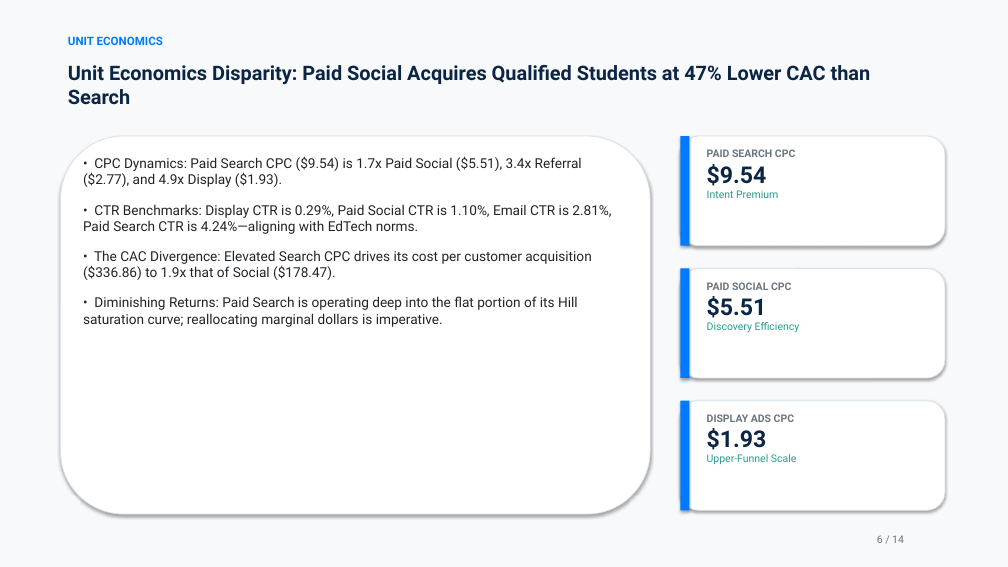
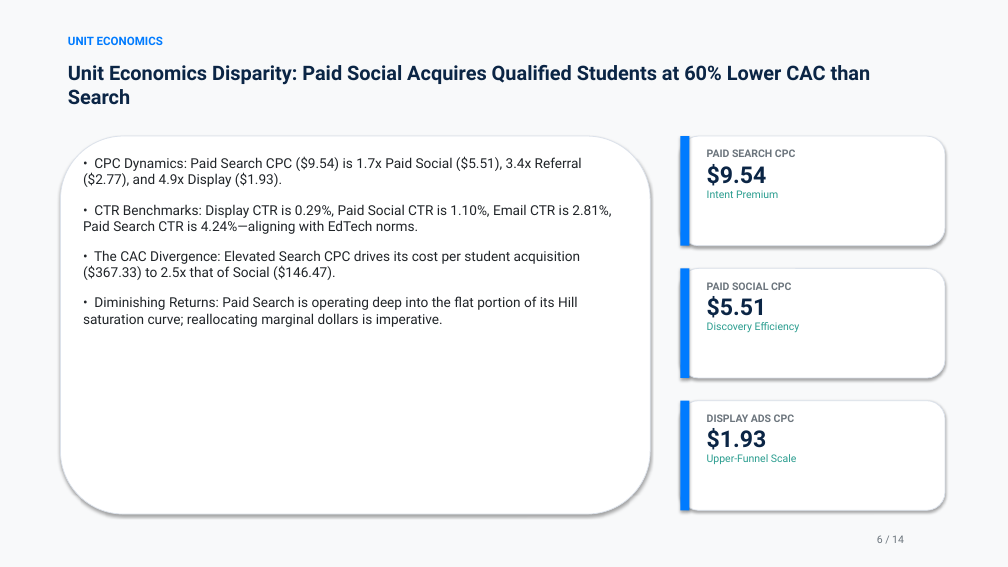
Before and after one commit to JNikhil11/grito-marketing-attribution-analytics, a slide deck: slide 6 of presentation/Grito_Attribution_Deck.pptx. Drawn at 1008x567 pixels with LibreOffice and Linux fonts; fonts in the diff are those of the drawing. Boxes give left, top, right and bottom in pixels: in the first picture for what was removed or moved away, otherwise in the second. Text is boxed around its words. In the diff, an @@ line names an element or a change of style, - is before the commit and + after.

```diff
--- a/presentation/Grito_Attribution_Deck.pptx
+++ b/presentation/Grito_Attribution_Deck.pptx
@@ text at [68,65,871,105]: text changed @@
-Unit Economics Disparity: Paid Social Acquires Qualified Students at 47% Lower CAC than Search
+Unit Economics Disparity: Paid Social Acquires Qualified Students at 60% Lower CAC than Search
@@ text at [83,250,580,280]: text changed @@
-• The CAC Divergence: Elevated Search CPC drives its cost per customer acquisition ($336.86) to 1.9x that of Social ($178.47).
+• The CAC Divergence: Elevated Search CPC drives its cost per student acquisition ($367.33) to 2.5x that of Social ($146.47).
```
Also in this commit, not shown: 12 other slides changed, 32 other files.
